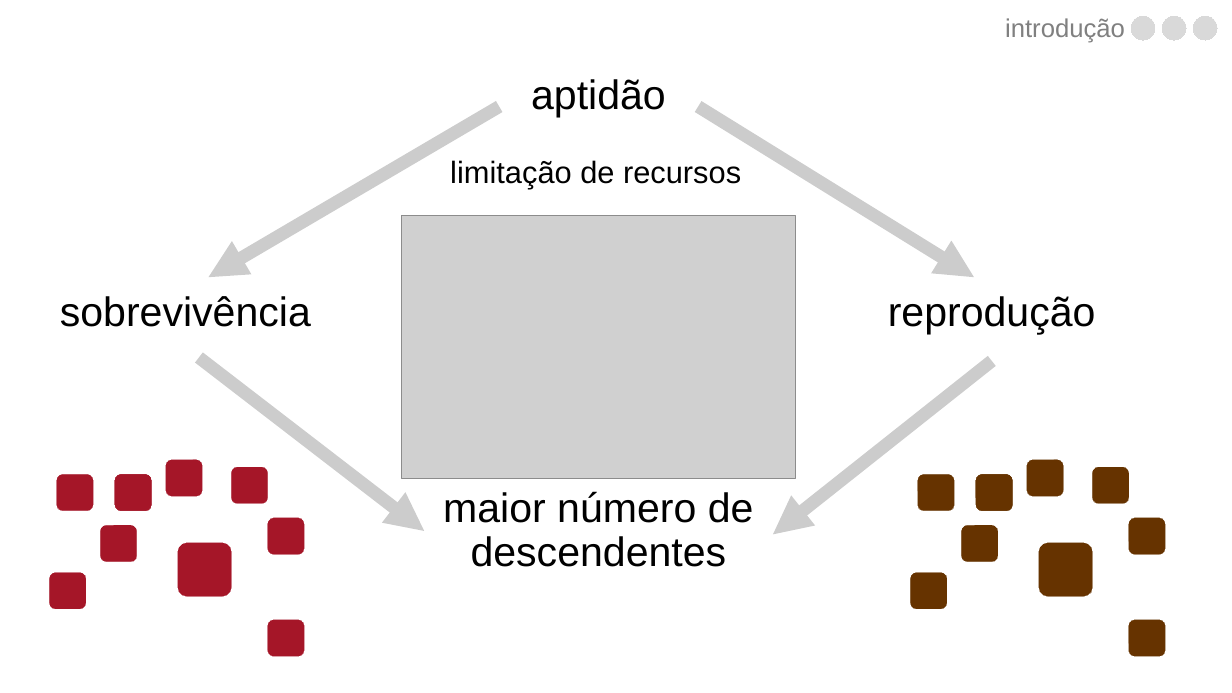
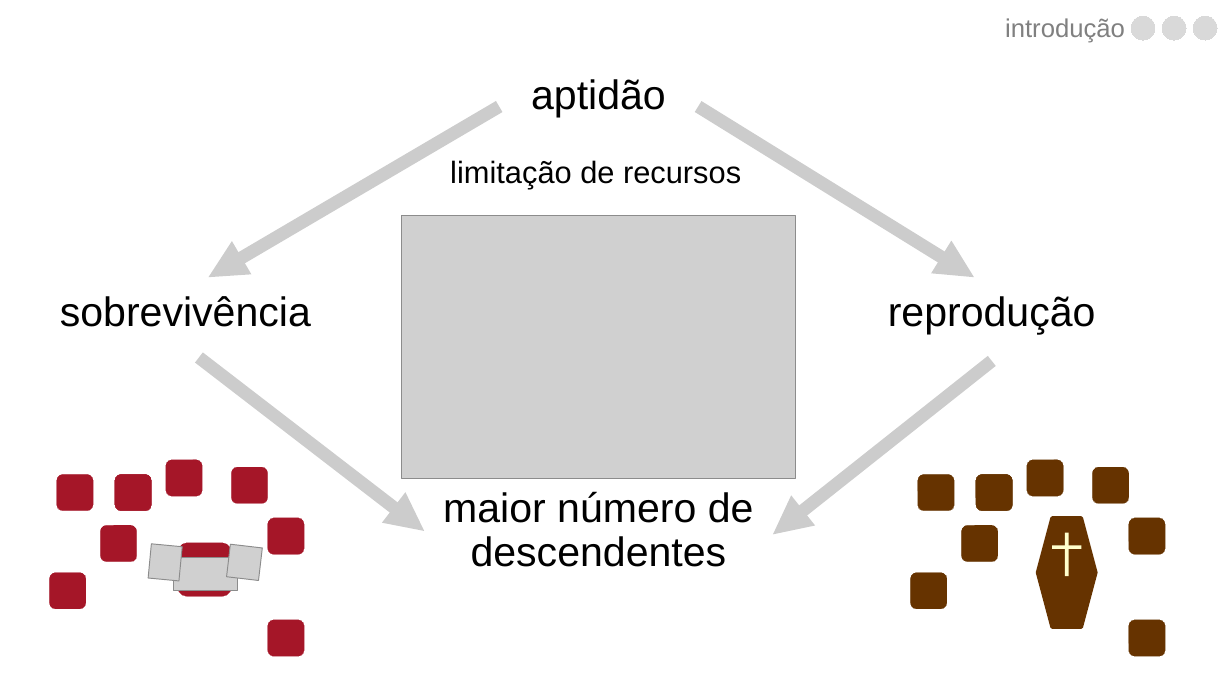
Before and after one commit to luisanovara/dissertacao, a slide deck: slide 18 of DEFESA.pptx (slide 11 before the commit). Drawn at 1232x693 pixels with LibreOffice and Linux fonts; fonts in the diff are those of the drawing; grey boxes stand for pictures. Boxes give left, top, right and bottom in pixels: in the first picture for what was removed or moved away, otherwise in the second. Text is boxed around its words. In the diff, an @@ line names an element or a change of style, - is before the commit and + after.

```diff
--- a/DEFESA.pptx
+++ b/DEFESA.pptx
@@ freeform shape: place and size @@
-freeform shape at (1039, 543, 1092, 597)
+freeform shape at (1038, 518, 1096, 628)
@@ freeform shape at (1038, 518, 1096, 628): outline #663300 0 pt to #663300 2.83 pt @@
@@ line added from (1067, 532) to (1067, 577), #FFFFCC 2.83 pt @@
@@ picture added at (148, 544, 183, 581) @@
@@ picture added at (173, 557, 238, 591) @@
@@ picture added at (227, 544, 262, 580) @@
@@ line added from (1053, 547) to (1081, 547), #FFFFCC 2.83 pt @@
```
Also in this commit, not shown: 3 other slides changed, 7 slides added.
